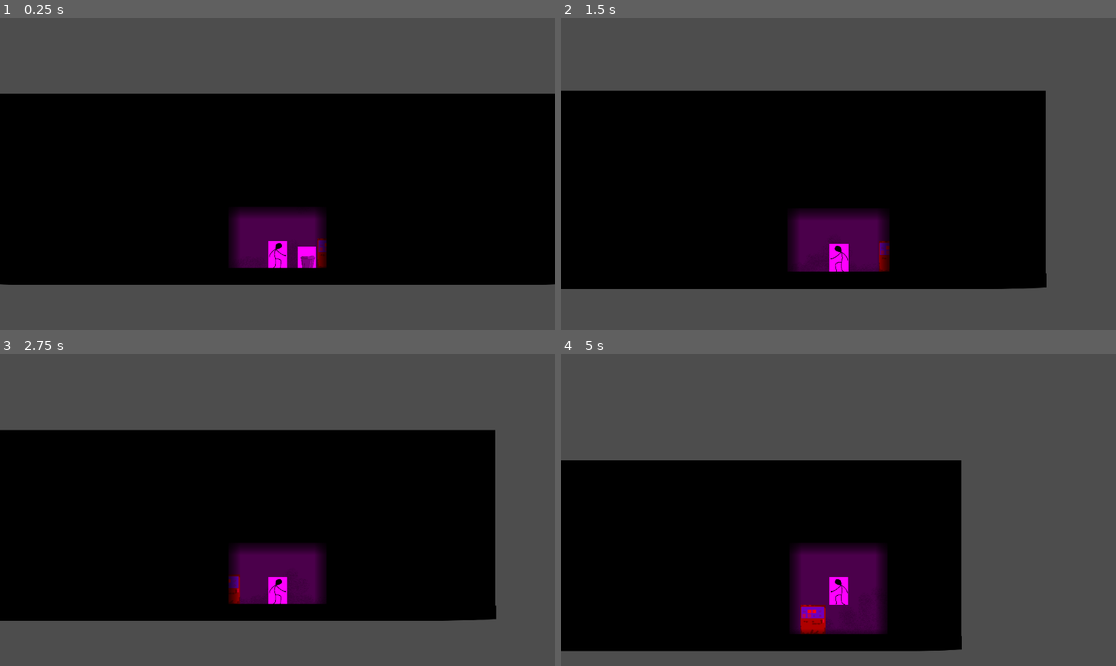
Above: before the commit, frames 1-4 (two rows, left to right).
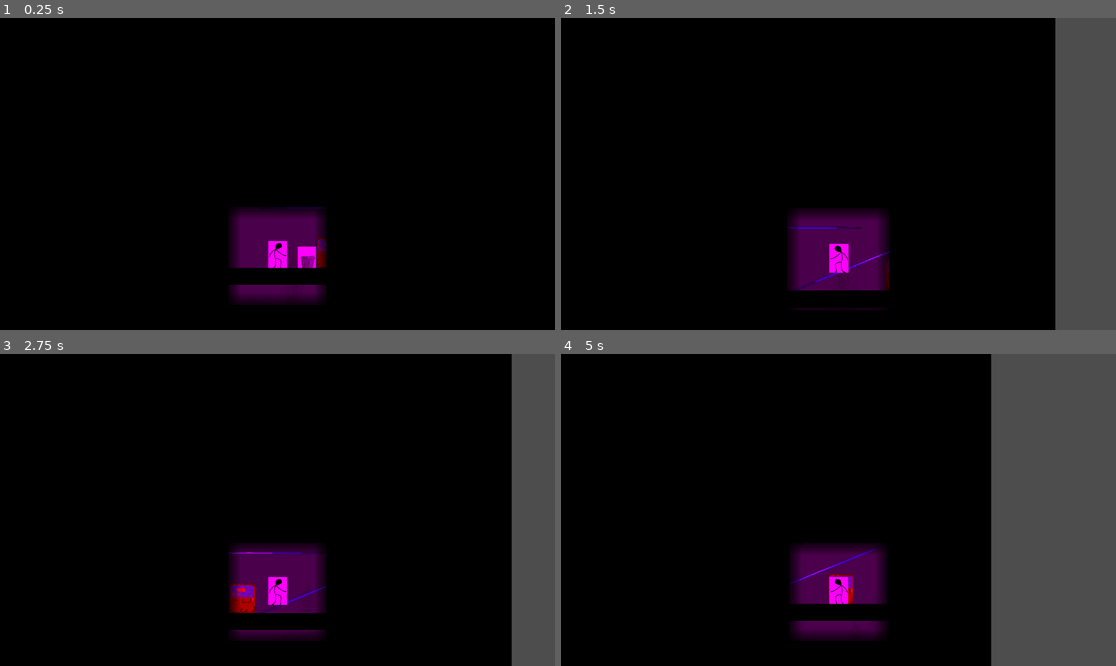
Above: after the commit, the same moments.

Repository: vladraculaIII/Horror
Game: Godot game, scene res://scenes/main_game.tscn
Two runs of this game, one before a commit and one after it. Both use one fixed random seed, a clock stepped at 60 frames per second and the inputs below. The engine's default icon, where the game draws it, is replaced by a stand-in: a white triangle on a blue panel in a dark square.
Inputs (mouse positions are in pixels of both pictures, inside the frame that each line leads up to):
- Up to frame 1 (0.25 s): no input
- Up to frame 2 (1.5 s): tap Enter (ui_accept) at 0.5, 0.77 s; move the mouse to (960, 158) at 0.52 s; hold D (right) from 0.53 s (still down); tap E (interact) at 0.6 s; move the mouse to (727, 189) at 1.27 s; tap Shift (sprint) at 1.35 s
- Up to frame 3 (2.75 s): tap Enter (ui_accept) at 1.52 s; move the mouse to (333, 441) at 2.02 s; release D (right) at 2.03 s; hold A (left) from 2.03 s (still down); tap E (interact) at 2.1 s
- Up to frame 4 (5 s): move the mouse to (810, 572) at 2.77 s; release A (left) at 2.78 s; hold D (right) 2.78-4.28 s; tap Shift (sprint) at 2.85, 4.35 s; tap Enter (ui_accept) at 3.02, 3.77, 4.52 s; move the mouse to (1005, 556) at 3.52 s; tap E (interact) at 3.6 s; move the mouse to (672, 463) at 4.27 s; hold A (left) from 4.28 s (still down)

The runs differ from the first frame. In frame 1, 39% of the frame differs, in the area x 0-100%, y 0-100%; in frame 2, 35%; in frame 3, 39%; in frame 4, 35%.

Commit message:
Additions to the Test level
Added variation in hight and slope collisions to test the Monsters AI

Diff:
--- a/project.godot
+++ b/project.godot
@@ -12,7 +12,7 @@
 
 config/name="HorrSurv"
 run/main_scene="res://scenes/main_game.tscn"
-config/features=PackedStringArray("4.2", "Forward Plus")
+config/features=PackedStringArray("4.3", "Forward Plus")
 run/max_fps=240
 config/icon="res://icon.svg"
 
@@ -20,31 +20,31 @@
 
 forward={
 "deadzone": 0.5,
-"events": [Object(InputEventKey,"resource_local_to_scene":fa …(172 unchanged characters)… eycode":87,"key_label":0,"unicode":119,"echo":false,"script":null)
+"events": [Object(InputEventKey,"resource_local_to_scene":fa …(172 unchanged characters)… eycode":87,"key_label":0,"unicode":119,"location":0,"echo":false,"script":null)
 ]
 }
 backward={
 "deadzone": 0.5,
-"events": [Object(InputEventKey,"resource_local_to_scene":fa …(172 unchanged characters)… eycode":83,"key_label":0,"unicode":115,"echo":false,"script":null)
+"events": [Object(InputEventKey,"resource_local_to_scene":fa …(172 unchanged characters)… eycode":83,"key_label":0,"unicode":115,"location":0,"echo":false,"script":null)
 ]
 }
 left={
 "deadzone": 0.5,
-"events": [Object(InputEventKey,"resource_local_to_scene":fa …(171 unchanged characters)… keycode":65,"key_label":0,"unicode":97,"echo":false,"script":null)
+"events": [Object(InputEventKey,"resource_local_to_scene":fa …(171 unchanged characters)… keycode":65,"key_label":0,"unicode":97,"location":0,"echo":false,"script":null)
 ]
 }
 right={
 "deadzone": 0.5,
-"events": [Object(InputEventKey,"resource_local_to_scene":fa …(172 unchanged characters)… eycode":68,"key_label":0,"unicode":100,"echo":false,"script":null)
+"events": [Object(InputEventKey,"resource_local_to_scene":fa …(172 unchanged characters)… eycode":68,"key_label":0,"unicode":100,"location":0,"echo":false,"script":null)
 ]
 }
 sprint={
 "deadzone": 0.5,
-"events": [Object(InputEventKey,"resource_local_to_scene":fa …(175 unchanged characters)… ode":4194325,"key_label":0,"unicode":0,"echo":false,"script":null)
+"events": [Object(InputEventKey,"resource_local_to_scene":fa …(175 unchanged characters)… ode":4194325,"key_label":0,"unicode":0,"location":0,"echo":false,"script":null)
 ]
 }
 interact={
 "deadzone": 0.5,
-"events": [Object(InputEventKey,"resource_local_to_scene":fa …(172 unchanged characters)… eycode":69,"key_label":0,"unicode":101,"echo":false,"script":null)
+"events": [Object(InputEventKey,"resource_local_to_scene":fa …(172 unchanged characters)… eycode":69,"key_label":0,"unicode":101,"location":0,"echo":false,"script":null)
 ]
 }
--- a/scenes/main_game.tscn
+++ b/scenes/main_game.tscn
@@ -12,6 +12,13 @@
 [sub_resource type="PlaceholderTexture2D" id="PlaceholderTexture2D_fbokr"]
 
 [sub_resource type="RectangleShape2D" id="RectangleShape2D_why6n"]
+
+[sub_resource type="SegmentShape2D" id="SegmentShape2D_6imti"]
+a = Vector2(196, -70)
+
+[sub_resource type="SegmentShape2D" id="SegmentShape2D_ol633"]
+a = Vector2(164, -54)
+b = Vector2(-21, -53)
 
 [node name="MainGame" type="Node2D"]
 
@@ -31,8 +38,8 @@
 
 [node name="wall_paceholder" type="Sprite2D" parent="LevelPlaceholder"]
 z_index = -1
-position = Vector2(-1.54972e-05, -85)
-scale = Vector2(0.661591, 0.511848)
+position = Vector2(2, -166)
+scale = Vector2(0.661591, 1.27014)
 texture = ExtResource("4_577yf")
 
 [node name="StaticBody2D" type="StaticBody2D" parent="LevelPlaceholder"]
@@ -68,6 +75,32 @@
 scale = Vector2(0.174419, 0.158683)
 texture = ExtResource("6_l3cb1")
 
+[node name="StaticBody2D2" type="StaticBody2D" parent="LevelPlaceholder"]
+
+[node name="CollisionShape2D" type="CollisionShape2D" parent="LevelPlaceholder/StaticBody2D2"]
+position = Vector2(87, 10)
+shape = SubResource("SegmentShape2D_6imti")
+one_way_collision = true
+
+[node name="Sprite2D" type="Sprite2D" parent="LevelPlaceholder/StaticBody2D2"]
+position = Vector2(181.03, -18.5253)
+rotation = -0.387755
+scale = Vector2(1.70483, 0.0262796)
+texture = ExtResource("3_q0kx6")
+
+[node name="StaticBody2D3" type="StaticBody2D" parent="LevelPlaceholder"]
+position = Vector2(-3, 13)
+
+[node name="CollisionShape2D" type="CollisionShape2D" parent="LevelPlaceholder/StaticBody2D3"]
+position = Vector2(3, -13)
+shape = SubResource("SegmentShape2D_ol633")
+debug_color = Color(0.991432, 0, 0.265635, 0.42)
+
+[node name="Sprite2D" type="Sprite2D" parent="LevelPlaceholder/StaticBody2D3"]
+position = Vector2(76, -66.5)
+scale = Vector2(1.4375, 0.0234375)
+texture = ExtResource("3_q0kx6")
+
 [node name="HideableObject" parent="." instance=ExtResource("7_bfp0i")]
 position = Vector2(-250, 5)
 
@@ -76,4 +109,3 @@
 
 [node name="Monster" parent="." instance=ExtResource("8_rfvmk")]
 position = Vector2(-50, 9.7)
-speed = 125
Not shown: 1 places in scenes/main_game.tscn that only renumber resources
